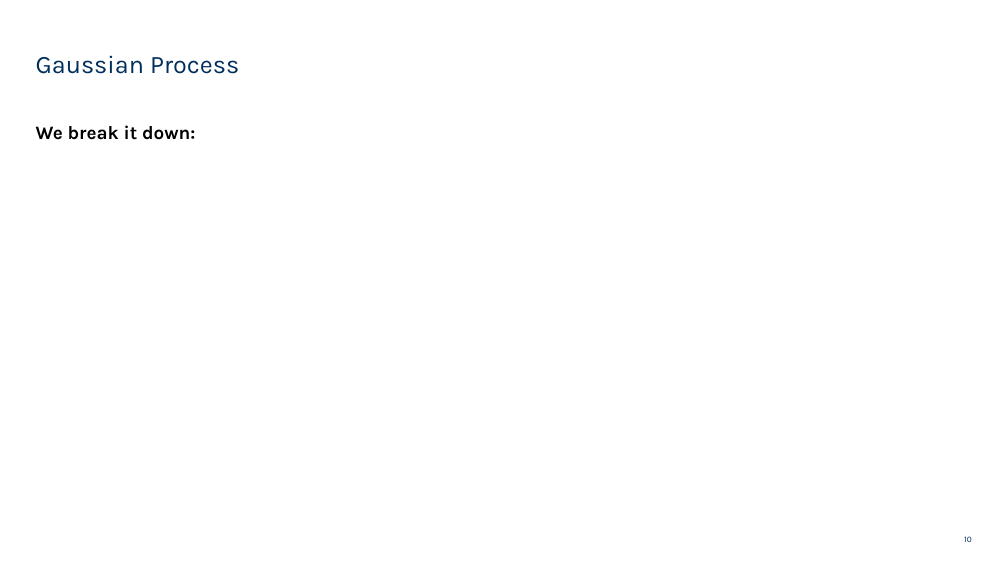
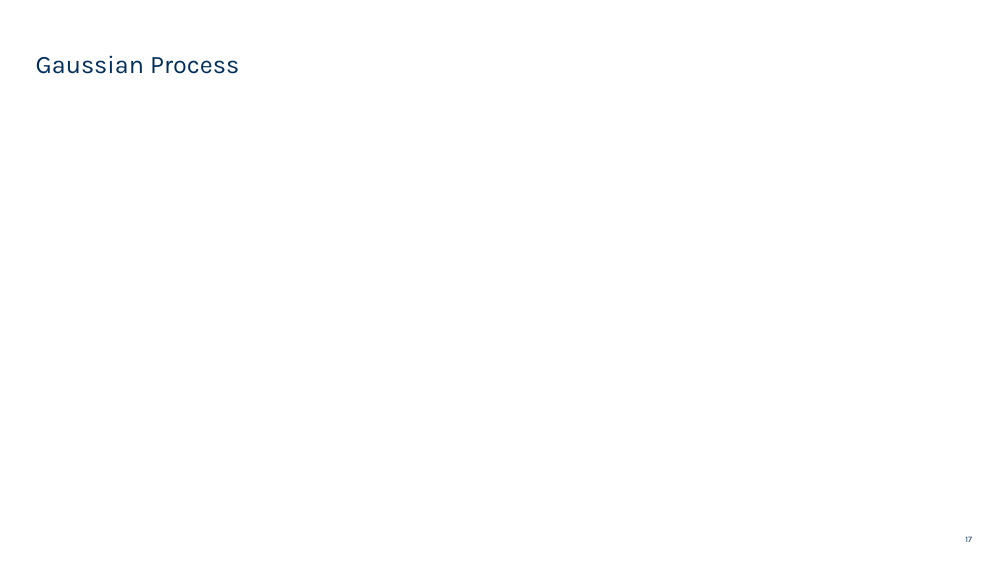
Before and after one commit to holmdk/gaussian_solar_project, a slide deck: slide 17 of presentation/gauss_processes.pptx (slide 10 before the commit). Drawn at 1008x567 pixels with LibreOffice and Linux fonts; fonts in the diff are those of the drawing; grey boxes stand for pictures; background and template pictures are left out. Boxes give left, top, right and bottom in pixels: in the first picture for what was removed or moved away, otherwise in the second. Text is boxed around its words. In the diff, an @@ line names an element or a change of style, - is before the commit and + after.

```diff
--- a/presentation/gauss_processes.pptx
+++ b/presentation/gauss_processes.pptx
@@ text removed at [36,125,195,140] @@
-We break it down:
@@ page number at [965,536,972,542]: text changed @@
-10
+17
```
Also in this commit, not shown: 5 other slides changed, 14 slides added, 3 slides removed, 5 other files.
